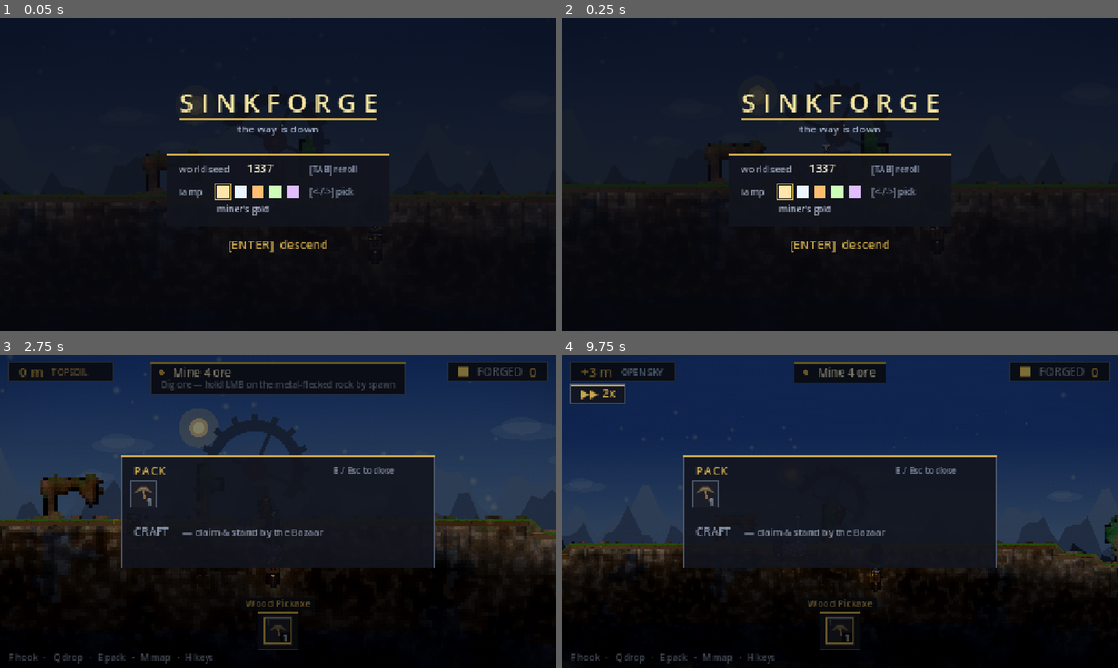
Above: before the commit, frames 1-4 (two rows, left to right).
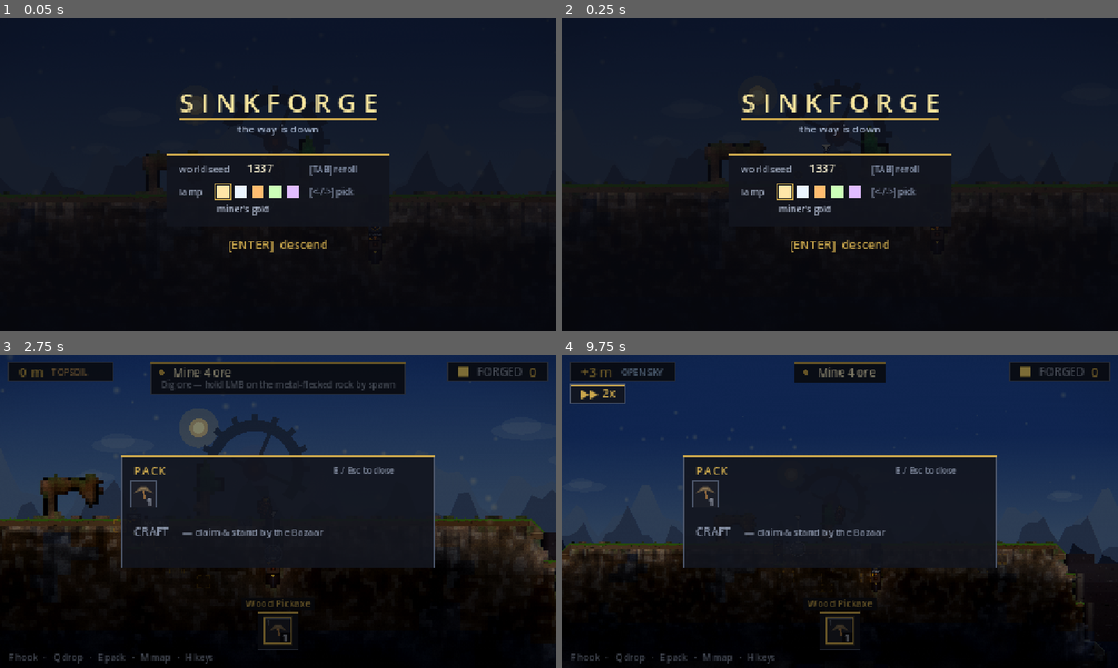
Above: after the commit, the same moments.

Repository: teohondascully/sinkforge
Game: Godot game, scene res://scenes/main.tscn
Two runs of this game, one before a commit and one after it. Both use one fixed random seed, a clock stepped at 60 frames per second and the inputs below.
Inputs (mouse positions are in pixels of both pictures, inside the frame that each line leads up to):
- Up to frame 1 (0.05 s): no input
- Up to frame 2 (0.25 s): no input
- Up to frame 3 (2.75 s): tap Enter at 0.5 s; move the mouse to (400, 495) at 0.52 s; hold D (sf_right) 0.53-1.25 s; right-click (400, 495) at 0.6 s; click (400, 495) at 0.67 s; tap Space (sf_jump) at 0.77, 1.07 s; drag from (166, 527) to (250, 574) at 1.27 s; move the mouse to (333, 442) at 2.02 s; hold D (sf_right) from 2.03 s (still down); tap E (sf_craft) at 2.1 s; click (333, 442) at 2.17 s
- Up to frame 4 (9.75 s): release D (sf_right) at 2.75 s; drag from (812, 574) to (673, 464) at 2.77 s; move the mouse to (1006, 558) at 3.52 s; hold A (sf_left) 3.53-4.25 s; tap Mouse wheel up (sf_cycle_prev) at 3.6 s; click (1006, 558) at 3.67 s; tap Space (sf_jump) at 3.77, 4.07, 5.75, 6.77, 7.07 s; drag from (673, 464) to (756, 433) at 4.27 s; move the mouse to (867, 511) at 5.02 s; hold S (sf_down) 5.03-5.75 s; tap Q (sf_drop) at 5.1 s; click (867, 511) at 5.17 s; drag from (756, 433) to (728, 527) at 5.77 s; move the mouse to (962, 495) at 6.52 s; hold W (sf_up) 6.53-7.25 s; click (962, 495) at 6.6 s; drag from (728, 527) to (812, 574) at 7.27 s; move the mouse to (895, 442) at 8.02 s; hold S (sf_down) 8.03-8.75 s; tap . (sf_speed) at 8.1 s; click (895, 442) at 8.17 s; tap Enter at 8.75 s; drag from (812, 574) to (673, 464) at 8.77 s; move the mouse to (1006, 558) at 9.52 s; hold W (sf_up) from 9.53 s (still down); tap Z (sf_zoom) at 9.6 s; click (1006, 558) at 9.67 s

The runs differ from the first frame. In frame 3, 0.3% of the frame differs, in the area x 96-100%, y 55-77%; in frame 4, 0.8%, in the area x 89-100%, y 51-96%.

Commit message:
feat(world): the way down is a choice — sinkhole mouths, route provenance, a descent guard
The pacing timeline put the session's longest silence on the descent: first automation
lands, the player turns for the deep, and the whole second act is picking a column and
holding the mouse. Richness fixes what you MEET on the way down; it cannot fix that there
was only one way down.

check_descent floods the standable open space from the sky and asks how deep it reaches,
how many mouths it can be entered from, and where the tallest drop is. The verdict on the
world as generated was one row — every rift sealed under an unbroken lid of topsoil, the
grapple hanging in a world with nothing to hang from.

_open_sinkholes cuts three throats from a rift's ceiling up to daylight: narrow, flaring
as they rise so they read as mouths rather than bore holes, wandering so they are not
drilled lines. Reach 1 -> 63 rows; standable open space 2305 -> 4062 cells.

Three worldgen guards went red because they encoded 'the near-surface is sealed', which
was the thing being changed. WorldData.routes records provenance, not content, so the
identity guard can measure UNDIRECTED cave (17.0%) apart from total open space (26.5%) —
a chasm cut on purpose is the opposite of what that guard defends against while being
indistinguishable in a raw count. RUNG 4 failed next for the same honest reason, and
_standing_ground now walks out from where the body is, stops at the first cliff, and
takes the furthest footed column it can actually reach.

38 layers pass.

Diff:
--- a/src/core/layered_world_gen.gd
+++ b/src/core/layered_world_gen.gd
@@ -293,7 +293,9 @@
 	# is also a reward, which is the whole reason to walk to one. And the ore field's horizontal balance
 	# (the frontier pull) is computed on unperturbed rock, so a rift that happens to land on a frontier
 	# band can't quietly eat that band's richness — which it did, and the harness said so.
-	_mineralize(world, rng, _carve_rifts(world, rng))   # RIFTS: vertical space — and the reason to go to one
+	var rift_cells: Array[Vector2i] = _carve_rifts(world, rng)
+	_mineralize(world, rng, rift_cells)                # RIFTS: vertical space — and the reason to go to one
+	_open_sinkholes(world, rng, rift_cells)            # ...and the reason it is not sealed under a lid
 	_stud_ledges(world, rng)     # then put rock BACK: shelves, spires and rubble, so open space has form
 	_stud_spires(world, rng)
 	_scatter_rubble(world, rng)
@@ -519,12 +521,84 @@
 				if cell.y < _surface_row(cell.x) + CAVE_MIN_DEPTH:
 					continue
 				world.blocks.erase(cell)
+				world.routes[cell] = true          # deliberate vertical structure, not undirected cave
 				carved.append(cell)
 			x += drift
 			drift = clampf(drift + rng.randf_range(-0.10, 0.10), -RIFT_WANDER, RIFT_WANDER)
 			if x < 3.0 or x > float(world.cols - 4):
 				break
 	return carved
+
+
+## SINKHOLES — the mouths, without which none of the vertical structure above exists as far as the player
+## is concerned.
+##
+## Every carve in this generator refuses to touch the CAVE_MIN_DEPTH rows under a column's surface, which
+## is a good rule: it keeps the near-surface solid by construction, so the open dark is something you go
+## DOWN to rather than something that opens under your feet. Applied without exception, though, it seals
+## the entire underground under an unbroken lid — and tools/check_descent measured exactly that. The whole
+## connected open space of this world reached ONE row below the surface. Forty rows of chasm sat at column
+## 24, beautifully carved, mineralised walls and all, in a sealed bottle. The rifts, the halls, the caverns
+## and the grapple built to fall through them were, for a player, geometry nobody could ever arrive at.
+##
+## A handful of mouths does not undo that rule, it completes it. "Opt-in danger" is only a choice if you
+## can SEE the thing you are opting into and walk to it. A sinkhole is a landmark on the skyline, a route
+## down that costs no pickaxe and some nerve, and — because the daylight soak follows a column's surface —
+## a shaft of daylight falling into the dark, which is the single most valuable thing a mouth can be.
+##
+## Cut UP from the top of a rift rather than down from the sky, so a mouth always opens onto somewhere
+## worth arriving at, and flared toward the surface so it reads as a collapse rather than as a drilled pipe.
+const SINKHOLE_COUNT: int = 3            ## mouths in a world — landmarks, and rare enough to stay landmarks
+const SINKHOLE_MOUTH_HALF: float = 3.0   ## half-width where it meets the sky: wide enough to see from away
+const SINKHOLE_THROAT_HALF: float = 1.1  ## ...and where it joins the rift below
+const SINKHOLE_FLARE: float = 2.2        ## >1 keeps the throat narrow and opens the cone late (a collapse)
+const SINKHOLE_KEEPOUT: int = 20         ## columns either side of spawn that stay sealed (the tutorial's ground)
+const SINKHOLE_SPACING: int = 15         ## columns between mouths, so no two read as one broken region
+const SINKHOLE_WANDER: float = 0.22      ## cells of drift per row — a throat, not a drainpipe
+
+func _open_sinkholes(world: WorldData, rng: RandomNumberGenerator, rift_cells: Array[Vector2i]) -> void:
+	# The highest open cell in each column the rifts carved — the ceiling that has to be broken through.
+	var tops: Dictionary = {}
+	for c: Vector2i in rift_cells:
+		if not tops.has(c.x) or c.y < int(tops[c.x]):
+			tops[c.x] = c.y
+	var cols: Array = tops.keys()
+	cols.sort()
+
+	var opened: Array[int] = []
+	for col: Variant in cols:
+		if opened.size() >= SINKHOLE_COUNT:
+			break
+		var cx: int = col
+		if absi(cx - SPAWN_COL) < SINKHOLE_KEEPOUT:
+			continue
+		var clear: bool = true
+		for prev: int in opened:
+			if absi(cx - prev) < SINKHOLE_SPACING:
+				clear = false
+		if not clear:
+			continue
+		opened.append(cx)
+		_cut_throat(world, rng, cx, int(tops[cx]))
+
+
+## Carve one flaring shaft from a rift's ceiling up through the lid to daylight.
+func _cut_throat(world: WorldData, rng: RandomNumberGenerator, col: int, rift_top: int) -> void:
+	var sky: int = _surface_row(col)
+	if rift_top <= sky + 2:
+		return                                          # already open enough to be its own mouth
+	var x: float = float(col)
+	var drift: float = rng.randf_range(-SINKHOLE_WANDER, SINKHOLE_WANDER)
+	for row: int in range(rift_top, sky - 1, -1):
+		var up: float = 1.0 - float(row - sky) / float(maxi(1, rift_top - sky))   # 0 at the rift, 1 at the sky
+		var half: float = lerpf(SINKHOLE_THROAT_HALF, SINKHOLE_MOUTH_HALF, pow(up, SINKHOLE_FLARE))
+		for c: int in range(int(floor(x - half)), int(ceil(x + half)) + 1):
+			var cell := Vector2i(c, row)
+			if world.in_bounds(cell):
+				world.blocks.erase(cell)                # deliberately past CAVE_MIN_DEPTH: this IS the mouth
+				world.routes[cell] = true
+		x += drift
+		drift = clampf(drift + rng.randf_range(-0.08, 0.08), -SINKHOLE_WANDER, SINKHOLE_WANDER)
 
 
 ## THE CHASM PAYS. Walk the rift's own carved cells, look at the solid rock touching each one, and enrich
@@ -673,7 +747,7 @@
 ## Blobs span several columns, so a column fixed here fixes its neighbours too — the pass reads the world
 ## it is writing, and quietly does less work the richer the surrounding rock already is.
 const DROUGHT_LIMIT: int = 18            ## rows of unbroken plain rock before the generator owes you something
-const DROUGHT_VUG_CHANCE: float = 0.34   ## ...and how often what it owes you is a cavity rather than a vein
+const DROUGHT_VUG_CHANCE: float = 0.28   ## ...and how often what it owes you is a cavity rather than a vein
 const DROUGHT_VEIN_SIZE: int = 5
 const DROUGHT_COAL_BIAS: float = 0.38    ## share of planted veins that are coal rather than ore
 const PLAIN_ROCK: Array[StringName] = [&"earth", &"stone", &"shale", &"deepslate"]
--- a/src/core/world_data.gd
+++ b/src/core/world_data.gd
@@ -27,6 +27,16 @@
 ## pockets you BREACH). Ingested by FactorySim.load_world into `sim.water`; an older WorldData without this
 ## just yields a dry world (default empty). The gen→sim channel for the deep aquifers.
 var water: Dictionary = {}
+## PROVENANCE, not content: cell (Vector2i) -> true for every cell a DELIBERATE vertical route carved —
+## the rifts, and the sinkhole throats that connect them to daylight. The sim never reads it and it is
+## never saved; it exists so a test can tell designed structure apart from undirected cave.
+##
+## That distinction is not bookkeeping. The dig-your-factory identity guard asks whether the underground
+## is solid-dominant — whether caves are the MEDIUM you traverse or punctuation in rock you carve — and a
+## chasm cut on purpose to give the world a vertical dimension is the opposite of the thing that guard is
+## defending against, while being indistinguishable from it in a raw open-cell count. Without this, the
+## only way to keep the number honest is to stop building routes.
+var routes: Dictionary = {}
 
 
 func in_bounds(cell: Vector2i) -> bool:
--- a/tests/test_worldgen.gd
+++ b/tests/test_worldgen.gd
@@ -80,6 +80,8 @@
 ##
 ## Checked across several seeds and both generators, because the surface function is shared and a
 ## subclass could reasonably decide to override it.
+const MOUTH_GAP: int = 8         ## columns of walkable ground that separate one mouth from the next
+
 func _test_surface_walkable() -> void:
 	print("- surface walkability (no un-steppable rises)")
 	for gen: WorldGen in [HeightmapWorldGen.new(), LayeredWorldGen.new()] as Array[WorldGen]:
@@ -87,13 +89,33 @@
 			var world: WorldData = gen.generate(FactorySim.GRID_COLS, FactorySim.GRID_ROWS, seed_v)
 			var worst: int = 0
 			var worst_col: int = -1
+			var stray: int = 0
+			# A SINKHOLE is a hole in the ground, so of course the walked surface falls off a cliff at its
+			# lip — that is the feature, not a broken heightmap. What must stay true is that the ground is a
+			# walkable heightmap EVERYWHERE ELSE. Counted as PLACES rather than as column-steps: one mouth
+			# is several rows of irregular throat and so several un-steppable boundaries, and a test that
+			# counted those would be measuring how ragged a hole is instead of how many holes there are.
+			var mouths: int = 0
+			var last_cliff: int = -99
 			for col: int in range(world.cols - 1):
 				var step: int = absi(_surface_of(world, col + 1) - _surface_of(world, col))
+				if step <= 1:
+					continue
+				if not _route_column(world, col) and not _route_column(world, col + 1):
+					stray += 1
+				if col - last_cliff > MOUTH_GAP:
+					mouths += 1
+				last_cliff = col
 				if step > worst:
 					worst = step
 					worst_col = col
-			_check(worst <= 1, "%s seed %d: every column step is <= 1 row (worst %d at col %d)"
-				% [gen.get_script().resource_path.get_file(), seed_v, worst, worst_col])
+			var name: String = gen.get_script().resource_path.get_file()
+			_check(stray == 0,
+				"%s seed %d: every un-steppable rise is the lip of a deliberate mouth (%d stray, worst %d at col %d)"
+				% [name, seed_v, stray, worst, worst_col])
+			_check(mouths <= LayeredWorldGen.SINKHOLE_COUNT,
+				"%s seed %d: and the ground falls away in only a few PLACES (%d, cap %d)"
+				% [name, seed_v, mouths, LayeredWorldGen.SINKHOLE_COUNT])
 
 
 ## Topmost GROUND row of a generated column, read from the produced WorldData (so it measures what the
@@ -101,6 +123,14 @@
 ## bazaar ruin's timber are skipped: a tree trunk is a thing you chop, not a hill you climb, and counting
 ## a canopy as terrain reports a four-row "step" at the base of every tree.
 const _NOT_GROUND: Array[StringName] = [&"wood", &"leaves"]
+
+
+## Whether a deliberate route (a rift, or the sinkhole throat above it) passes through this column.
+func _route_column(world: WorldData, col: int) -> bool:
+	for row: int in world.rows:
+		if world.routes.has(Vector2i(col, row)):
+			return true
+	return false
 
 
 func _surface_of(world: WorldData, col: int) -> int:
@@ -165,7 +195,10 @@
 	# a Terraria carved room. And the near-surface base is untouched (caves only below CAVE_MIN_DEPTH).
 	var carved: int = 0
 	var carved_with_wall: int = 0
+	var route_cells: int = 0
 	var breached_base: int = 0
+	var breached_off_route: int = 0
+	var mouth_cols: Dictionary = {}
 	var solid_below: int = 0
 	var hm := HeightmapWorldGen.new()
 	for col: int in cols:
@@ -175,19 +208,48 @@
 			if not a.blocks.has(cell) and a.walls.has(cell):
 				carved += 1
 				carved_with_wall += 1
+				if a.routes.has(cell):
+					route_cells += 1
 				if row < top + LayeredWorldGen.CAVE_MIN_DEPTH:
 					breached_base += 1
+					if a.routes.has(cell):
+						mouth_cols[col] = true
+					else:
+						breached_off_route += 1
 			elif row > top and a.blocks.has(cell):
 				solid_below += 1
 	_check(carved > 50, "caves carved open cells in the rock (%d)" % carved)
 	_check(carved_with_wall == carved, "every carved cell kept its wall (Terraria room, not void)")
-	_check(breached_base == 0, "no cave breached the near-surface base (stays solid by construction)")
+
+	# THE LID, AND ITS DOORS. The near-surface band stays solid by construction — the open dark is
+	# something you go DOWN to, never something that opens under your feet — with the deliberate exception
+	# of the sinkhole mouths. Applied without exception the rule sealed the ENTIRE underground under an
+	# unbroken lid (tools/check_descent measured the whole connected open space of a world reaching one row
+	# below the surface, with forty rows of chasm in a bottle beneath it), so what is guarded now is the
+	# rule as designed: no UNDIRECTED carve may touch the base, and the doors are few and deliberate.
+	_check(breached_off_route == 0,
+		"no undirected cave breached the near-surface base (%d cells)" % breached_off_route)
+	_check(mouth_cols.size() > 0, "...but the lid does have doors in it (%d columns)" % mouth_cols.size())
+
 	# DIG-YOUR-FACTORY (#107, PROGRESSION §10 / DESIGN_REVIEW F2): the underground must be SOLID-dominant —
 	# you carve your factory INTO ore-rich rock; caves are the rarer opt-in punctuation, NOT the medium you
 	# traverse (follow-the-cave). Guard the identity so a future gen change can't silently drift it back.
-	var cave_frac: float = float(carved) / float(maxi(1, solid_below + carved))
-	_check(cave_frac < 0.25, "solid >> cave: caves stay opt-in punctuation (cave=%.1f%% of below-surface)"
-		% [cave_frac * 100.0])
+	#
+	# Measured on UNDIRECTED cave, because that is what the identity is about. A rift cut on purpose to give
+	# the world a vertical dimension, and the throat that connects it to daylight, are the opposite of the
+	# thing this guard defends against while being indistinguishable from it in a raw open-cell count — so
+	# counting them here does not protect the identity, it just makes deliberate structure unaffordable.
+	# The generator marks its own route carves (WorldData.routes); a second, looser ceiling on the TOTAL
+	# still catches a world that has simply become swiss cheese by any means.
+	var total_below: int = maxi(1, solid_below + carved)
+	var undirected: float = float(carved - route_cells) / float(total_below)
+	var open_frac: float = float(carved) / float(total_below)
+	_check(undirected < 0.25,
+		"solid >> cave: UNDIRECTED cave stays opt-in punctuation (%.1f%% of below-surface)"
+		% [undirected * 100.0])
+	_check(open_frac < 0.32,
+		"...and the underground is solid-dominant all in (%.1f%% open, routes included)"
+		% [open_frac * 100.0])
 
 	# DEPTH-BANDED ORE: count ore in the top half vs the bottom half of the sub-surface column band.
 	var ore_shallow: int = 0
@@ -357,7 +419,9 @@
 						var cell := Vector2i(col, row)
 						# Carved = wall present, block absent (a Terraria room). A never-filled sky cell has
 						# neither, so require the wall to distinguish a carved cave from open air above ground.
-						if world.walls.has(cell) and not world.blocks.has(cell):
+						# ...except a sinkhole throat, which is the one carve allowed to reach daylight and
+						# is the reason the underground is reachable at all (see WorldData.routes).
+						if world.walls.has(cell) and not world.blocks.has(cell) and not world.routes.has(cell):
 							basesafe_fail = "%s carved cave at %s within base-safe band (surface=%d)" \
 								% [tag, str(cell), top]
 							break
--- a/tools/capture_moments.gd
+++ b/tools/capture_moments.gd
@@ -63,6 +63,8 @@
 			await _swing(main)
 		"line":
 			await _the_line(main)
+		"mouth":
+			await _at_the_mouth(main)
 		"map":
 			await _dig_in(main)
 			main._minimap_mode = 2       # MainView owns the mode and pushes it to the HUD each frame
@@ -108,6 +110,35 @@
 	if not main._line_hailed:
 		push_warning("the line never ran — capturing without the plate")
 	for _i in HAIL_PEAK:
+		await physics_frame
+
+
+## THE MOUTH — a sinkhole seen from its lip. The hole is FOUND in the real generated world (the deepest
+## plunge in the surface nearest the spawn) and walked to with the real body, so the shot is of terrain the
+## generator actually made rather than a hole posed for the camera. If a world ever comes out without one,
+## this warns and photographs the flat surface that replaced it.
+const MOUTH_PLUNGE: int = 6          ## rows of surface drop that make a step a MOUTH rather than a hill
+const MOUTH_STANDOFF: int = 2        ## columns back from the lip — close enough to see in, far enough to live
+const MOUTH_SETTLE: int = 30
+
+func _at_the_mouth(main: MainView) -> void:
+	var agent: PlayAgent = AGENT.new(self, main)
+	var sim: FactorySim = main.sim
+	var here: int = main._cell_at(agent.player.position).x
+	var lip: int = -1
+	for c: int in range(2, FactorySim.GRID_COLS - 2):
+		var step: int = sim.surface_row(c) - sim.surface_row(c - 1)
+		if absi(step) < MOUTH_PLUNGE:
+			continue
+		var edge: int = (c - 1) if step > 0 else c
+		if lip < 0 or absi(edge - here) < absi(lip - here):
+			lip = edge
+	if lip < 0:
+		push_warning("no sinkhole mouth in this world — capturing the plain surface")
+		return
+	var stand: int = lip + (MOUTH_STANDOFF if lip < here else -MOUTH_STANDOFF)
+	await agent.walk_to_column(clampi(stand, 2, FactorySim.GRID_COLS - 3), 1600)
+	for _i: int in MOUTH_SETTLE:
 		await physics_frame
 
 
--- /dev/null
+++ b/tools/check_descent.gd
@@ -0,0 +1,139 @@
+extends SceneTree
+
+## IS THERE A WAY DOWN, OR IS THERE ONLY DIGGING?
+##
+## The pacing timeline put the session's longest silence in one place: the moment first automation lands
+## and the player turns around and heads for the deep. What they do then is pick a column and hold the
+## mouse button, for as long as it takes, and that is the entire second act. It is not a route, it is a
+## chore performed at a fixed rate — which is why the descent's own timeline came out a metronome even
+## after the earth was given things to find in it.
+##
+## The world already contains the answer. The generator carves rifts — narrow chasms that fall THROUGH the
+## layer stack — precisely so the underground has vertical structure, and the grapple exists precisely so a
+## fall line is something a body can commit to. If those two facts met, the descent would be a DECISION:
+## dig (slow, safe, yours) or find the open way and ride it (fast, committed, the world's). A choice is the
+## difference between traversal and a progress bar.
+##
+## So this measures the geometry that decision needs, before anything is built on top of it:
+##
+##   THE REACH   — flood the open space from the surface downward and find the deepest row a body could get
+##                 to WITHOUT breaking a single block. If that number is barely under the surface, no route
+##                 exists at any skill level and the descent can only ever be digging.
+##   THE MOUTHS  — how many separate places on the surface that open space can be ENTERED from. A route
+##                 nobody can find the start of is not a route.
+##   THE DROP    — the tallest single column of open air anywhere below the surface: the rift the grapple
+##                 was built for, and the thing worth going to look for.
+##
+## Measured on the real generated world, headlessly, with no play in it — this is a question about the
+## place, not about the player.
+##
+##   godot --headless --path . --script res://tools/check_descent.gd
+
+const SCENE: String = "res://scenes/main.tscn"
+const SETTLE: int = 30
+
+## A body is HEAD_ROOM cells tall and needs that much clear air to stand in a cell; a flood that ignored it
+## would report cracks a player can never enter as open route.
+const HEAD_ROOM: int = 2
+
+## What the geometry has to be worth, for the choice to exist at all. Deliberately modest: this is asking
+## whether a route is POSSIBLE, not whether it is convenient.
+const REACH_ROWS: int = 30           ## rows below the surface the open space must let a body reach
+const MOUTHS_FLOOR: int = 3          ## ...from at least this many separate places on the surface
+const DROP_ROWS: int = 12            ## ...and somewhere there must be a fall this tall to commit to
+
+var _fails: int = 0
+
+
+func _initialize() -> void:
+	print("== is there a way down ==")
+	MainView.dev_start = false
+	await _run()
+	if _fails == 0:
+		print("check_descent: PASS — the world offers a way down that is not a pickaxe")
+		quit(0)
+	else:
+		print("check_descent: FAIL (%d)" % _fails)
+		quit(1)
+
+
+func _run() -> void:
+	var main: MainView = (load(SCENE) as PackedScene).instantiate()
+	get_root().add_child(main)
+	for _i: int in SETTLE:
+		await physics_frame
+	var sim: FactorySim = main.sim
+
+	# --- THE MOUTHS: every surface column whose air a body could actually stand in and walk down from.
+	var frontier: Array[Vector2i] = []
+	var seen: Dictionary = {}
+	var mouths: int = 0
+	for col: int in FactorySim.GRID_COLS:
+		var top: int = sim.surface_row(col)
+		var cell := Vector2i(col, top - 1)
+		if not _standable(sim, cell):
+			continue
+		mouths += 1
+		seen[cell] = true
+		frontier.append(cell)
+
+	# --- THE REACH: flood the standable open space and see how deep it gets. Four-connected, because a
+	#     body walks and falls; it does not squeeze through diagonals.
+	var deepest: int = -1
+	var surface_datum: int = sim.surface_row(FactorySim.GRID_COLS / 2)
+	while not frontier.is_empty():
+		var at: Vector2i = frontier.pop_back()
+		deepest = maxi(deepest, at.y)
+		for d: Vector2i in [Vector2i(1, 0), Vector2i(-1, 0), Vector2i(0, 1), Vector2i(0, -1)]:
+			var n: Vector2i = at + d
+			if seen.has(n) or not sim.in_bounds(n) or not _standable(sim, n):
+				continue
+			seen[n] = true
+			frontier.append(n)
+	var reach: int = deepest - surface_datum
+
+	# --- THE DROP: the tallest unbroken column of open air below the surface anywhere in the world.
+	var drop: int = 0
+	var drop_at := Vector2i(-1, -1)
+	for col: int in FactorySim.GRID_COLS:
+		var run: int = 0
+		for row: int in range(sim.surface_row(col) + 1, FactorySim.GRID_ROWS):
+			if sim.is_solid(Vector2i(col, row)):
+				run = 0
+				continue
+			run += 1
+			if run > drop:
+				drop = run
+				drop_at = Vector2i(col, row)
+
+	print("  %d ways in from the surface; the open space reaches %d rows down (row %d)"
+		% [mouths, reach, deepest])
+	print("  the longest fall in the world is %d rows, at column %d" % [drop, drop_at.x])
+	print("  %d standable cells of connected open space below the sky" % seen.size())
+
+	_check(mouths >= MOUTHS_FLOOR,
+		"the way down can be FOUND (%d mouths, floor %d)" % [mouths, MOUTHS_FLOOR])
+	_check(reach >= REACH_ROWS,
+		"...and it goes somewhere (%d rows below the surface, floor %d)" % [reach, REACH_ROWS])
+	_check(drop >= DROP_ROWS,
+		"...and somewhere there is a fall worth committing to (%d rows, floor %d)" % [drop, DROP_ROWS])
+
+	main.queue_free()
+	await physics_frame
+
+
+## Whether a body could occupy this cell: it and the cells above it, to head height, are all open.
+func _standable(sim: FactorySim, cell: Vector2i) -> bool:
+	for dy: int in HEAD_ROOM:
+		var c := Vector2i(cell.x, cell.y - dy)
+		if not sim.in_bounds(c) or sim.is_solid(c):
+			return false
+	return true
+
+
+func _check(ok: bool, msg: String) -> void:
+	if ok:
+		print("  PASS: %s" % msg)
+	else:
+		_fails += 1
+		printerr("  FAIL: %s" % msg)
--- a/tools/play_tests.gd
+++ b/tools/play_tests.gd
@@ -300,10 +300,48 @@
 ## sealed — the on-hook rule pools the haul), then PICK IT BACK UP and walk away with the haul in the
 ## pack (pickup salvages buffers). The manual "send the ferret into the wall, bring it back full"
 ## loop, all through real verbs.
+## The furthest column toward `pref` that the body can actually WALK to from `from`, and that is worth
+## building a fixture on when it gets there.
+##
+## Two conditions, and it took both: the ground has to be FOOTED — a column can be perfectly level on top
+## and open into a rift two cells down, which is level ground you cannot dig a two-deep socket into,
+## because the second cut drops the body through the floor and out of its own reach — and it has to be
+## REACHABLE, because the generator now cuts sinkhole mouths and a forty-row hole between here and there
+## is a wall, however good the ground looks on the far side of it.
+func _standing_ground(sim: FactorySim, from: int, pref: int) -> int:
+	var dir: int = 1 if pref >= from else -1
+	var best: int = from
+	var c: int = from
+	while c != pref:
+		var n: int = c + dir
+		if n < 2 or n >= FactorySim.GRID_COLS - 2:
+			break
+		if absi(sim.surface_row(n) - sim.surface_row(c)) > 1:
+			break                                            # a cliff — the body cannot walk past it
+		c = n
+		if _footed(sim, c):
+			best = c
+	return best
+
+
+## Solid rock for a socket's depth under this column's surface.
+func _footed(sim: FactorySim, col: int) -> bool:
+	var top: int = sim.surface_row(col)
+	if top > Strata.SURFACE_ROW + 8:
+		return false                                         # the floor of a hole, not the ground
+	for k: int in range(1, 7):
+		if not sim.is_solid(Vector2i(col, top + k)):
+			return false
+	return true
+
+
 func _goal_borer() -> bool:
 	var agent: PlayAgent = await _boot()
 	var sim: FactorySim = agent.sim
-	var col: int = 84                                        # clear of every fixture
+	# Clear of every fixture — and clear of the generator's sinkholes, which are the one thing that can put
+	# a forty-row hole where a hardcoded column expected a hillside. Ask for solid walkable ground near the
+	# spot rather than asserting the world still has some there.
+	var col: int = _standing_ground(sim, agent.main._cell_at(agent.player.position).x, 84)
 	for t: StringName in ResearchRules.ORDER:                # setup hatch — the bench flow is proven elsewhere
 		sim.research[t] = true
 	agent.give(&"h_drill", 1)
Not shown, changed: tools/run_harness.sh
